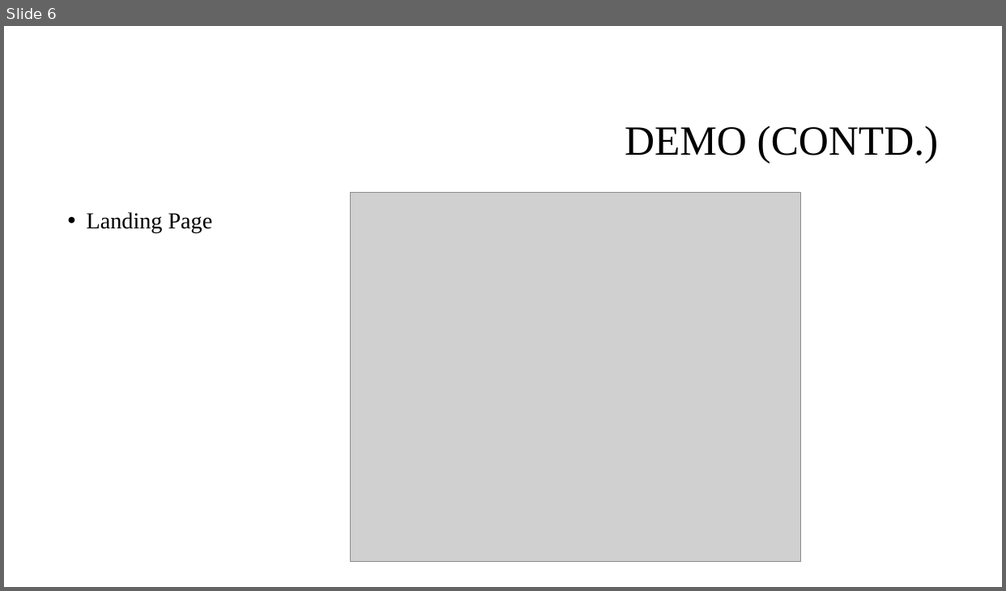
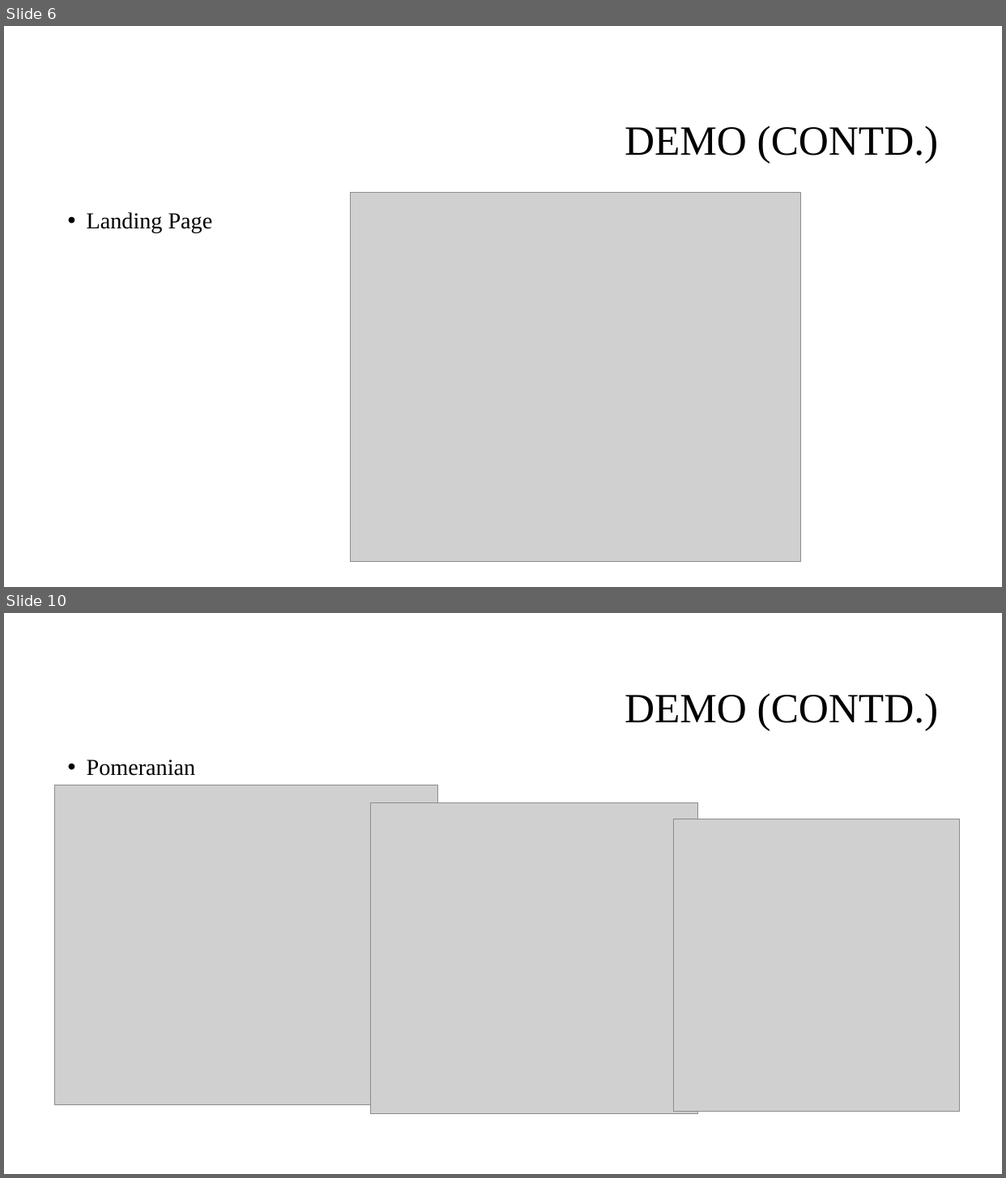
Before and after one commit to nancyAfycodes/applied-ai-system-pawpal-project, a slide deck: assets/pawpal_demo.pptx. Shown one above the other, each under a label of ours: slide 6 before the commit, slides 6 and 10 after it; the slides between them are not shown. The pictures are 1006x591 and 1006x1178 pixels, drawn with LibreOffice and Linux fonts; fonts in the diff are those of the drawing; grey boxes stand for pictures; background and template pictures are left out. Boxes give left, top, right and bottom in pixels: in the first picture for what was removed or moved away, otherwise in the second. Text is boxed around its words. In the diff, an @@ line names an element or a change of style, - is before the commit and + after.

```diff
--- a/assets/pawpal_demo.pptx
+++ b/assets/pawpal_demo.pptx
@@ slide 10 added at box(4, 613, 1002, 1174), background #FFFFFF @@
@@ title added at box(624, 693, 938, 731), 40 pt, text #000000 @@
+DEMO (CONTD.)
@@ text added at box(87, 760, 196, 776), 22 pt, text #000000 @@
+• Pomeranian
@@ picture added at box(54, 786, 437, 1105) @@
@@ picture added at box(371, 803, 698, 1114) @@
@@ picture added at box(674, 819, 960, 1112) @@
```
Also in this commit, not shown: 1 slide changed, 8 other slides added, 1 slide removed, 2 other files.
